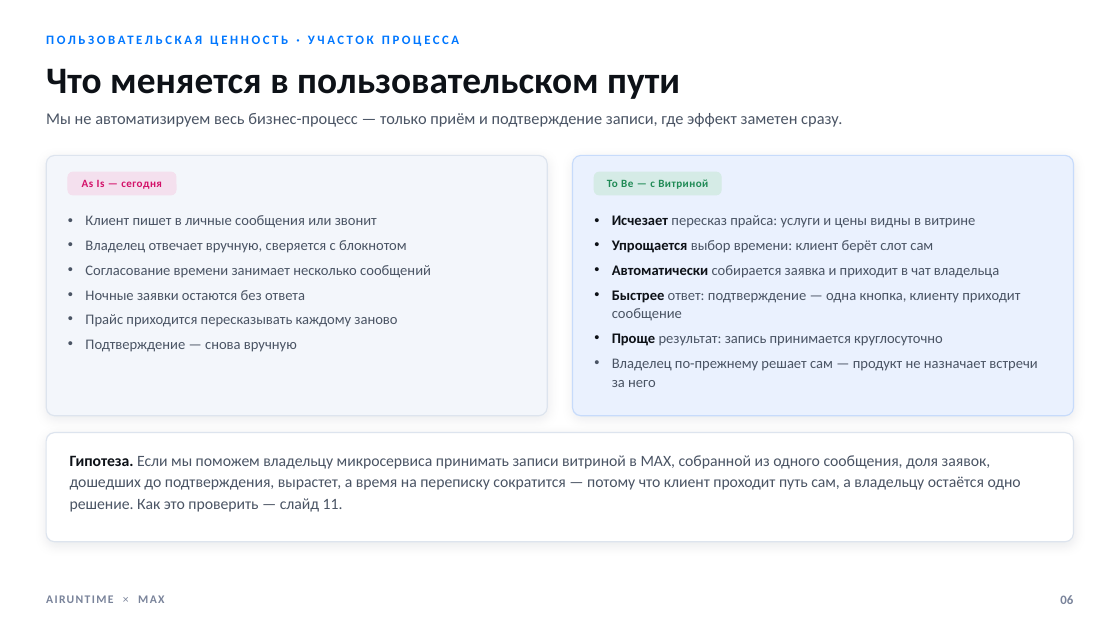
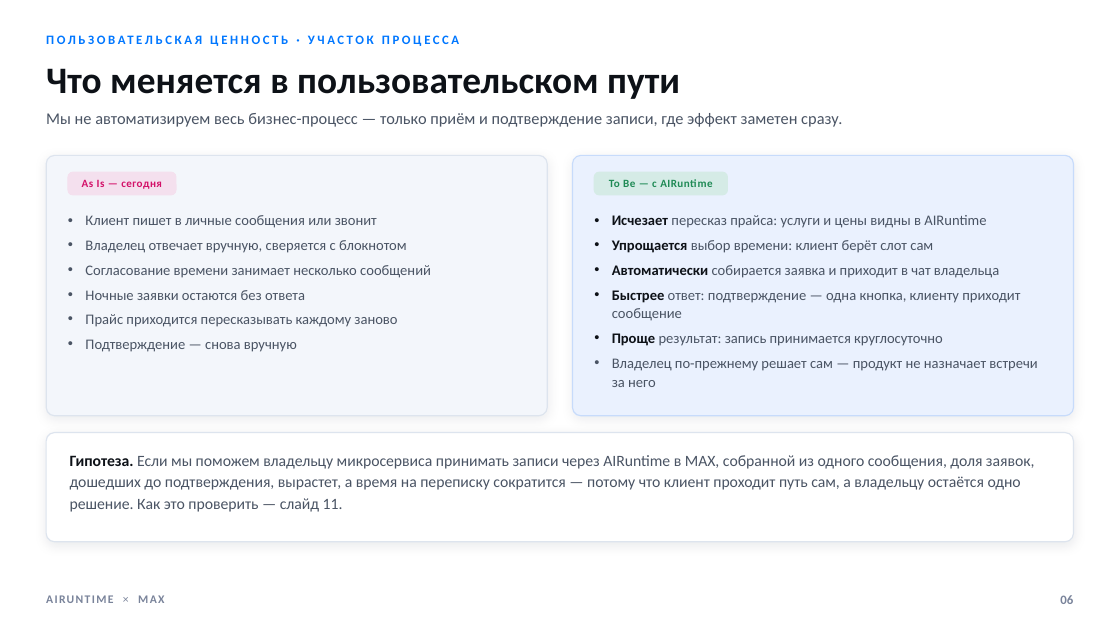
Before and after one commit to airuntime-ru/airuntime, a slide deck: slide 6 of docs/max-presentation/presentation.pptx. Drawn at 1120x630 pixels with LibreOffice and Linux fonts; fonts in the diff are those of the drawing. Boxes give left, top, right and bottom in pixels: in the first picture for what was removed or moved away, otherwise in the second. Text is boxed around its words. In the diff, an @@ line names an element or a change of style, - is before the commit and + after.

```diff
--- a/docs/max-presentation/presentation.pptx
+++ b/docs/max-presentation/presentation.pptx
@@ rounded rectangle resized from (x1=595, y1=172, x2=722, y2=195) to (x1=595, y1=172, x2=728, y2=195) @@
@@ text at (x1=609, y1=179, x2=712, y2=187): text changed @@
-To Be — с Витриной
+To Be — с AIRuntime
@@ text at (x1=612, y1=215, x2=986, y2=228): text changed @@
-• Исчезает пересказ прайса: услуги и цены видны в витрине
+• Исчезает пересказ прайса: услуги и цены видны в AIRuntime
@@ text at (x1=70, y1=455, x2=1035, y2=512): text changed @@
-Гипотеза. Если мы поможем владельцу микросервиса принимать записи витриной в MAX, собранной из одного сообщения, доля заявок, дошедших до подтверждения, вырастет, а время на переписку сократится — потому что клиент проходит путь сам, а владельцу остаётся одно решение. Как это проверить — слайд 11.
+Гипотеза. Если мы поможем владельцу микросервиса принимать записи через AIRuntime в MAX, собранной из одного сообщения, доля заявок, дошедших до подтверждения, вырастет, а время на переписку сократится — потому что клиент проходит путь сам, а владельцу остаётся одно решение. Как это проверить — слайд 11.
```
Also in this commit, not shown: 18 other slides changed, 22 other files.
